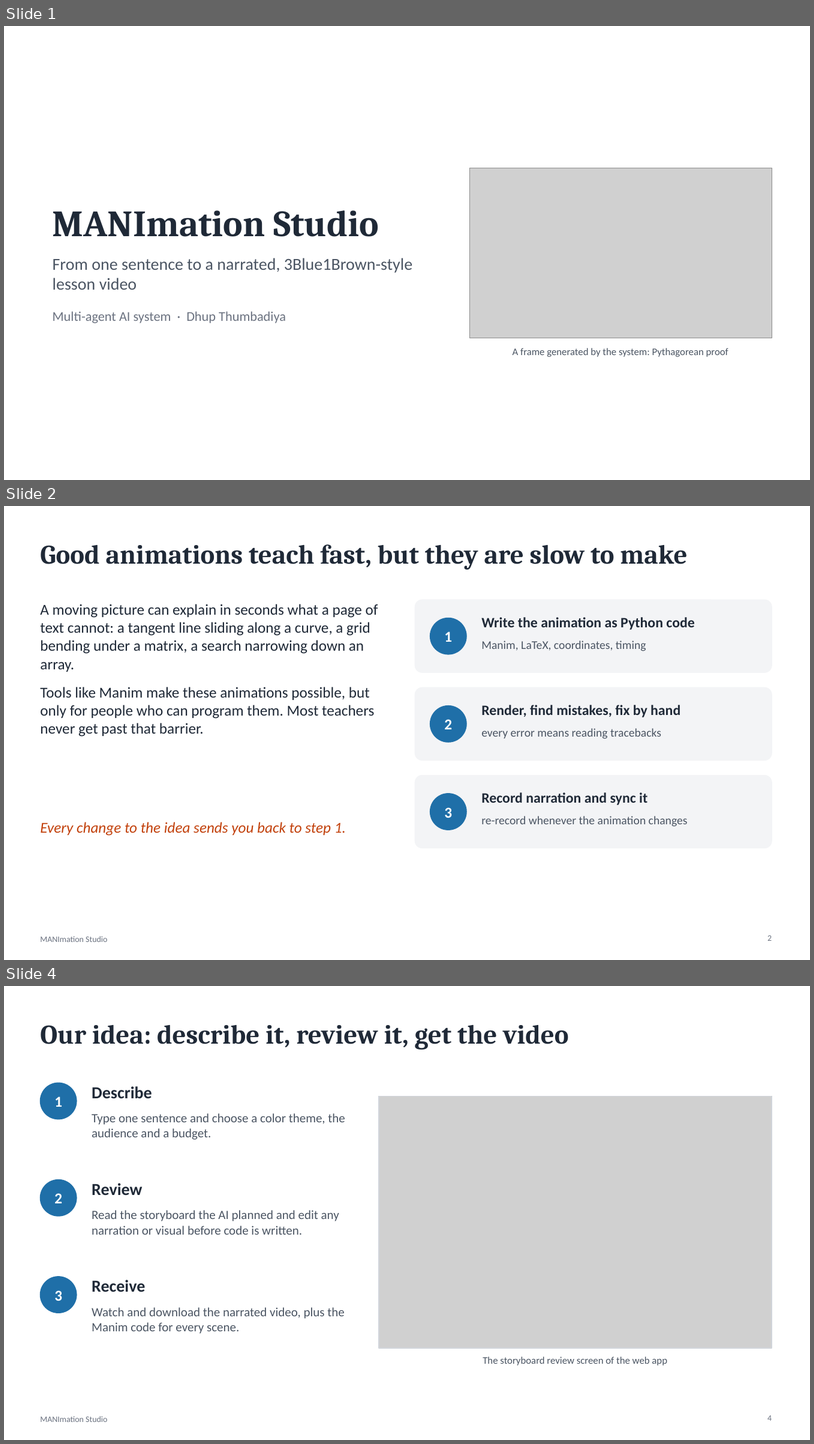
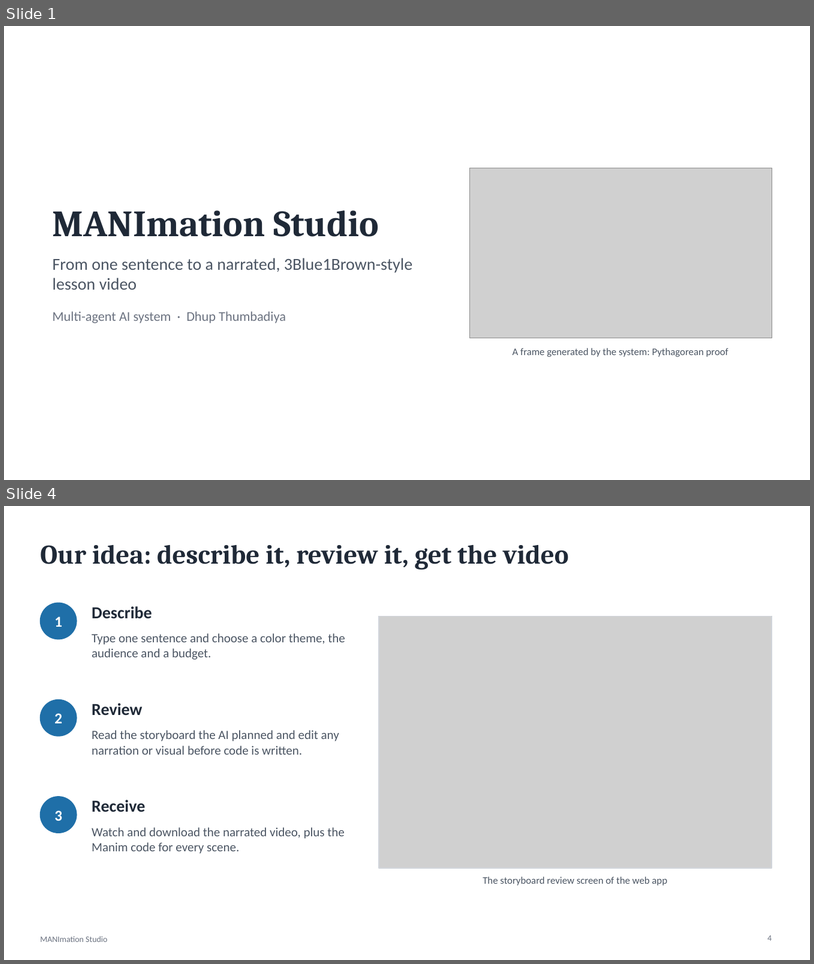
Before and after one commit to dhupthumbadiya2005/Manimation, a slide deck: docs/presentation/MANImation_Studio.pptx. Shown one above the other, each under a label of ours: slides 1, 2 and 4 before the commit, slides 1 and 4 after it; the slides between them are not shown. The pictures are 814x1444 and 814x964 pixels, drawn with LibreOffice and Linux fonts; fonts in the diff are those of the drawing; grey boxes stand for pictures. Boxes give left, top, right and bottom in pixels: in the first picture for what was removed or moved away, otherwise in the second. Text is boxed around its words. In the diff, an @@ line names an element or a change of style, - is before the commit and + after.

```diff
--- a/docs/presentation/MANImation_Studio.pptx
+++ b/docs/presentation/MANImation_Studio.pptx
@@ slide 2 removed at bbox=[4, 506, 810, 960], background #FFFFFF; not listed: 1 template element that a slide beside it also shows @@
@@ title removed at bbox=[40, 544, 687, 570] @@
-Good animations teach fast, but they are slow to make
@@ text removed at bbox=[40, 604, 378, 736] @@
-A moving picture can explain in seconds what a page of text cannot: a tangent line sliding along a curve, a grid bending under a matrix, a search narrowing down an array.
-Tools like Manim make these animations possible, but only for people who can program them. Most teachers never get past that barrier.
@@ rounded rectangle removed at bbox=[416, 600, 772, 672] @@
@@ ellipse removed at bbox=[431, 618, 467, 654] @@
@@ text removed at bbox=[444, 631, 452, 642] @@
-1
@@ text removed at bbox=[482, 617, 695, 630] @@
-Write the animation as Python code
@@ text removed at bbox=[482, 640, 647, 651] @@
-Manim, LaTeX, coordinates, timing
@@ rounded rectangle removed at bbox=[416, 687, 772, 760] @@
@@ ellipse removed at bbox=[431, 706, 467, 742] @@
@@ text removed at bbox=[444, 719, 452, 729] @@
-2
@@ text removed at bbox=[482, 705, 681, 717] @@
-Render, find mistakes, fix by hand
@@ text removed at bbox=[482, 728, 662, 739] @@
-every error means reading tracebacks
@@ rounded rectangle removed at bbox=[416, 775, 772, 848] @@
@@ ellipse removed at bbox=[431, 793, 467, 829] @@
@@ text removed at bbox=[482, 792, 648, 805] @@
-Record narration and sync it
@@ text removed at bbox=[444, 807, 452, 817] @@
-3
@@ text removed at bbox=[40, 822, 346, 835] @@
-Every change to the idea sends you back to step 1.
@@ text removed at bbox=[482, 816, 688, 826] @@
-re-record whenever the animation changes
@@ page number removed at bbox=[768, 935, 772, 940] @@
-2
```
Also in this commit, not shown: 1 slide changed, 2 slides added, 5 other slides removed, 14 other files.
